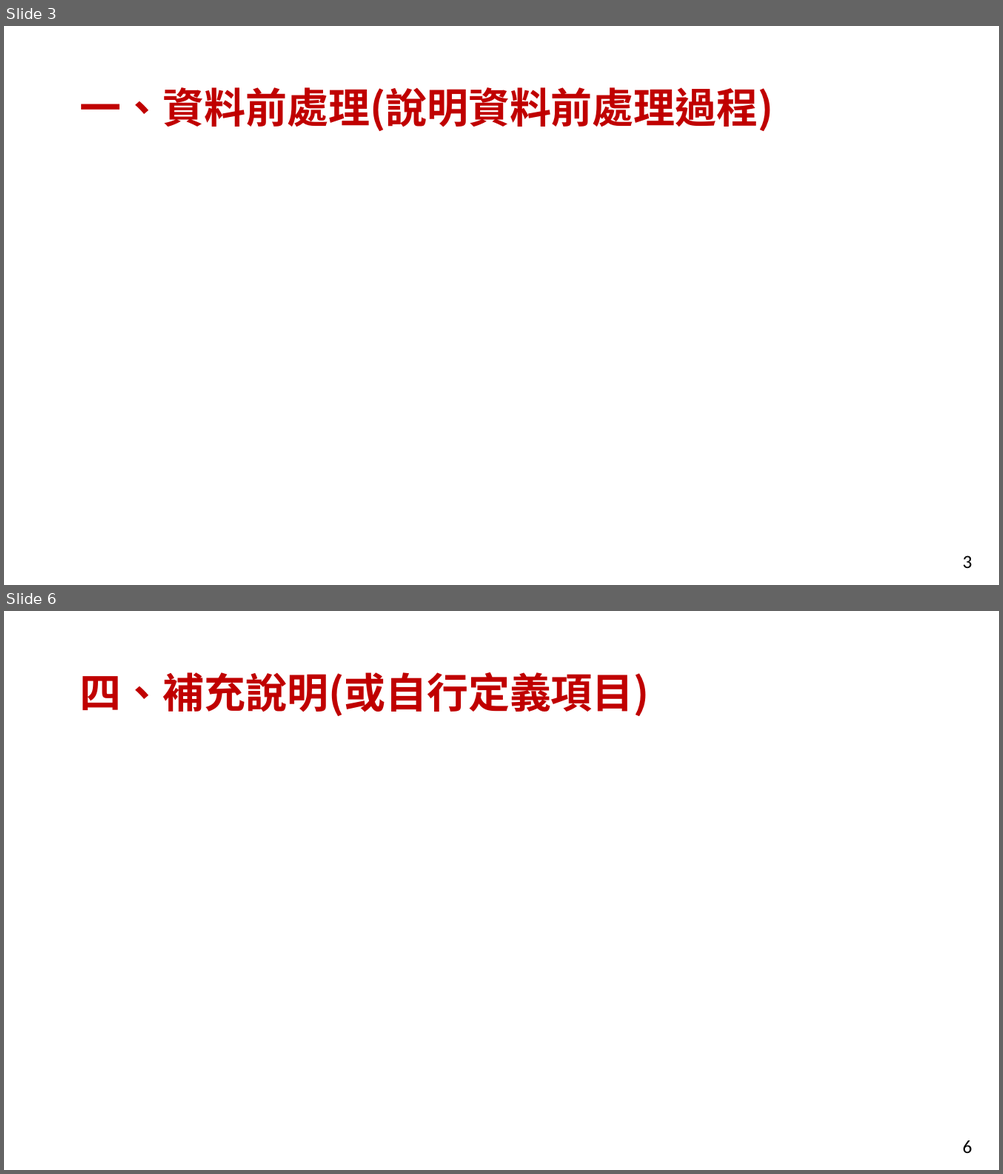
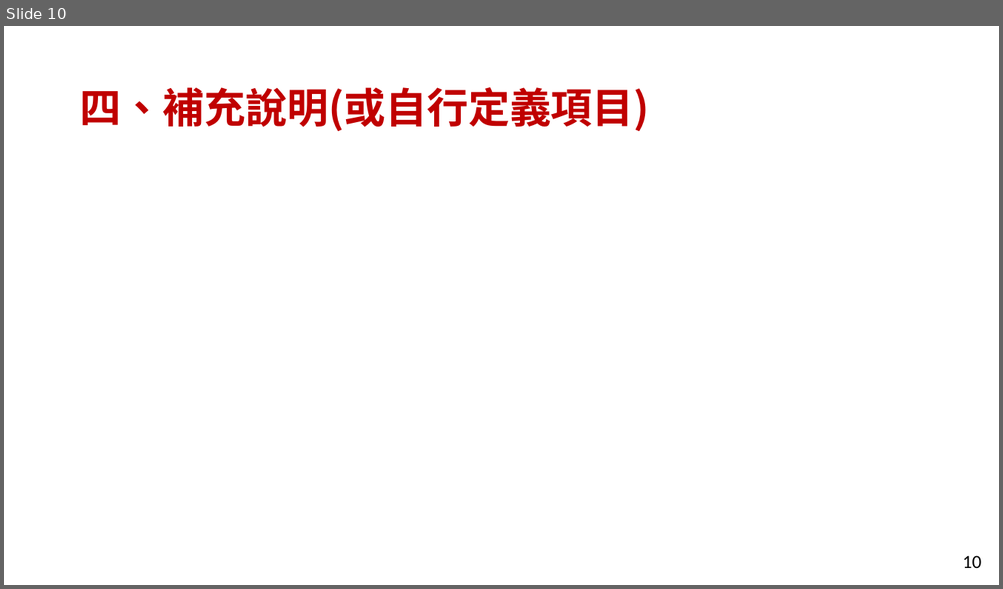
Before and after one commit to FuJasmine/imbd2022final, a slide deck: 111052_projectB_report.pptx. Shown one above the other, each under a label of ours: slides 3 and 6 before the commit, slide 10 after it; the slides between them are not shown. The pictures are 1003x1174 and 1003x589 pixels, drawn with LibreOffice and Linux fonts; fonts in the diff are those of the drawing. Boxes give left, top, right and bottom in pixels: in the first picture for what was removed or moved away, otherwise in the second. Text is boxed around its words. In the diff, an @@ line names an element or a change of style, - is before the commit and + after.

```diff
--- a/111052_projectB_report.pptx
+++ b/111052_projectB_report.pptx
@@ slide 3 removed at (x1=4, y1=26, x2=999, y2=585), background #FFFFFF; not listed: 1 template element that a slide beside it also shows @@
@@ title removed at (x1=79, y1=87, x2=773, y2=131) @@
-一、資料前處理(說明資料前處理過程)
@@ what was slide 6 is now slide 10 @@
@@ page number at (x1=962, y1=556, x2=982, y2=568): text changed @@
-6
+10
```
Also in this commit, not shown: 3 slides changed, 6 slides added, 1 other slide removed.
